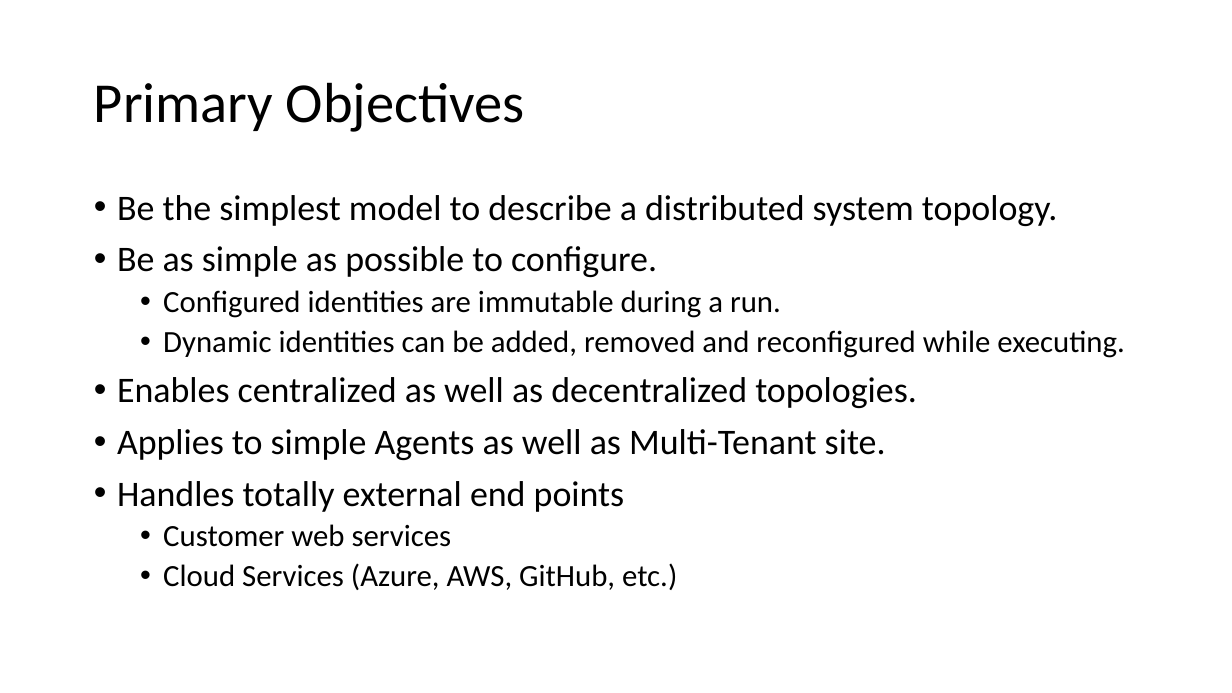
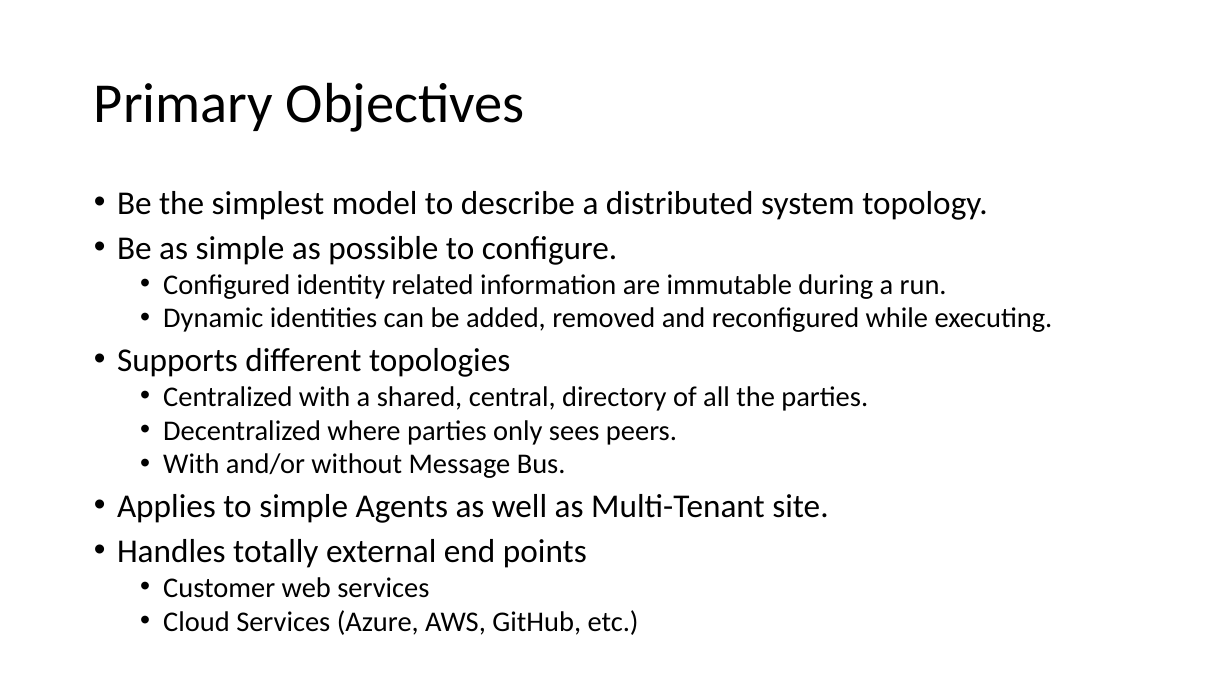
Before and after one commit to signature-opensource/CK-AppIdentity-Transport, a slide deck: slide 2 of Doc/CK-AppIdentity.pptx. Drawn at 1232x693 pixels with LibreOffice and Linux fonts; fonts in the diff are those of the drawing. Boxes give left, top, right and bottom in pixels: in the first picture for what was removed or moved away, otherwise in the second. Text is boxed around its words. In the diff, an @@ line names an element or a change of style, - is before the commit and + after.

```diff
--- a/Doc/CK-AppIdentity.pptx
+++ b/Doc/CK-AppIdentity.pptx
@@ text at (117, 191, 1053, 635): size 28 to 25.9 pt in "Be the simplest model to describe a ...", "Be as simple as possible to configure.", "Applies to simple Agents as well as ...", "Handles totally external end points"; size 24 to 22.2 pt in "Dynamic identities can be added, removed and ...", "Customer web services", "Cloud Services (Azure, AWS, GitHub, etc.)"; line spacing 0.9 to 0.8 @@
@@ text at (163, 274, 947, 299): text changed; size 24 to 22.2 pt @@
-  • Configured identities are immutable during a run.
+  • Configured identity related information are immutable during a run.
@@ text at (117, 348, 868, 478): text changed; size 28 to 22.2 pt @@
-• Enables centralized as well as decentralized topologies.
+• Supports different topologies
+  • Centralized with a shared, central, directory of all the parties.
+  • Decentralized where parties only sees peers.
+  • With and/or without Message Bus.
```
Also in this commit, not shown: 2 other slides changed, 14 slides added, 1 slide removed, 22 other files.
